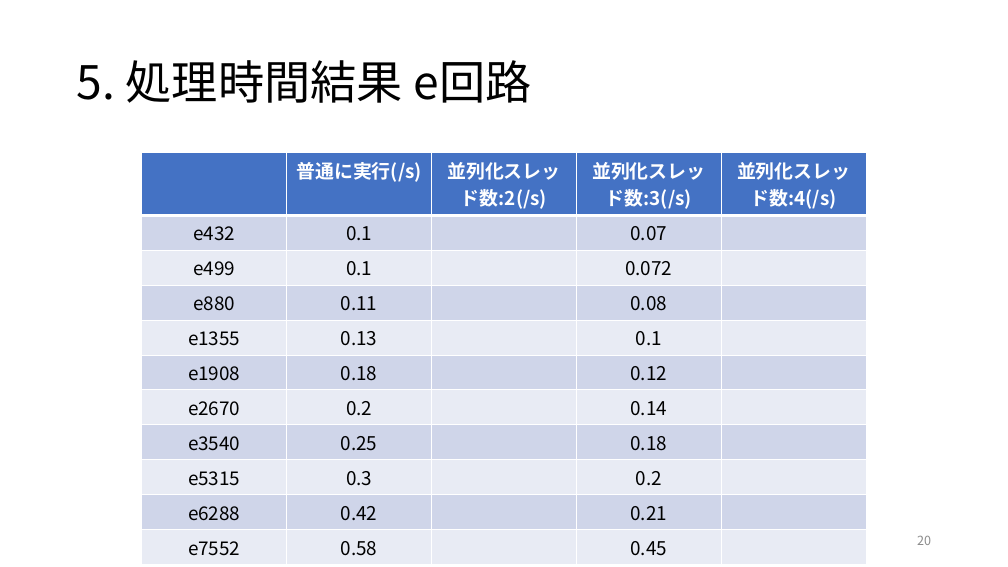
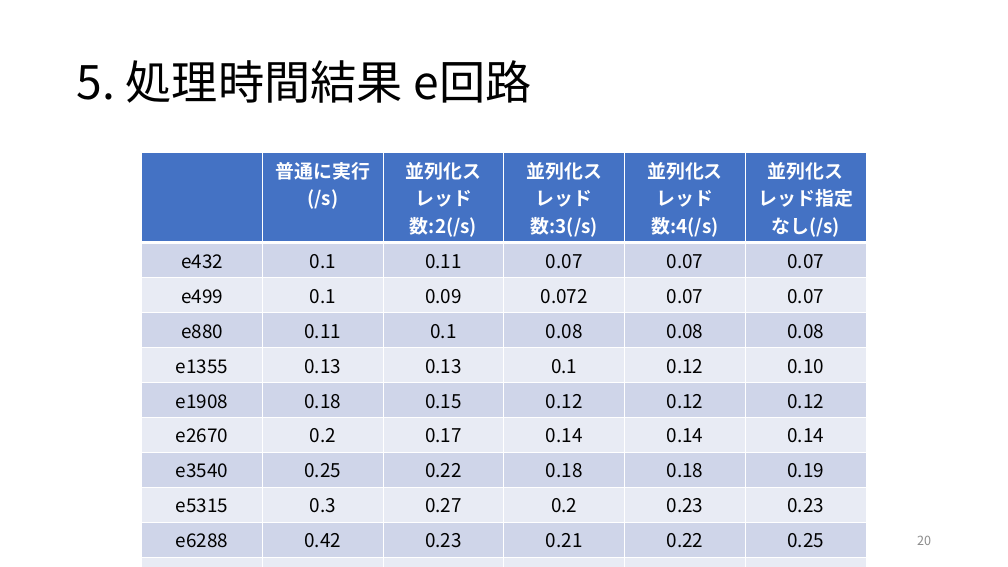
Before and after one commit to DJ956/CircuitSimulator, a slide deck: slide 20 of プレゼン.pptx. Drawn at 1008x567 pixels with LibreOffice and Linux fonts; fonts in the diff are those of the drawing. Boxes give left, top, right and bottom in pixels: in the first picture for what was removed or moved away, otherwise in the second. Text is boxed around its words. In the diff, an @@ line names an element or a change of style, - is before the commit and + after.

```diff
--- a/プレゼン.pptx
+++ b/プレゼン.pptx
@@ table at box(142, 153, 868, 552) @@
-column 3: 並列化スレッド数:2(/s) |  |  |  |  |  |  |  |  |  | 
+column 3: 並列化スレッド数:2(/s) | 0.11 | 0.09 | 0.1 | 0.13 | 0.15 | 0.17 | 0.22 | 0.27 | 0.23 | 0.51
-column 5: 並列化スレッド数:4(/s) |  |  |  |  |  |  |  |  |  | 
+column 5: 並列化スレッド数:4(/s) | 0.07 | 0.07 | 0.08 | 0.12 | 0.12 | 0.14 | 0.18 | 0.23 | 0.22 | 0.45
+column 6: 並列化スレッド指定なし(/s) | 0.07 | 0.07 | 0.08 | 0.10 | 0.12 | 0.14 | 0.19 | 0.23 | 0.25 | 0.49
```
Also in this commit, not shown: 1 other slide changed, 1 other file.
